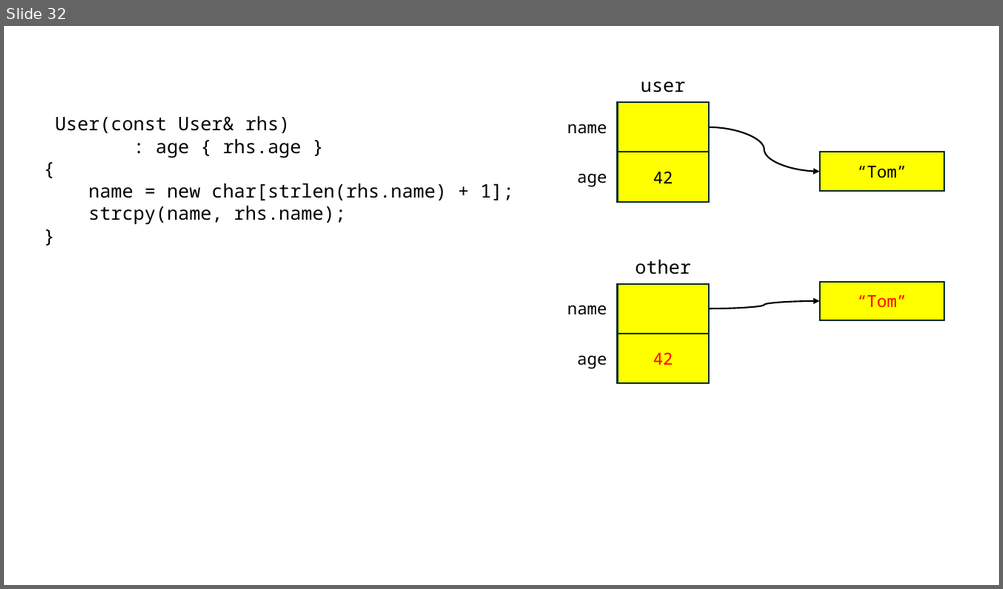
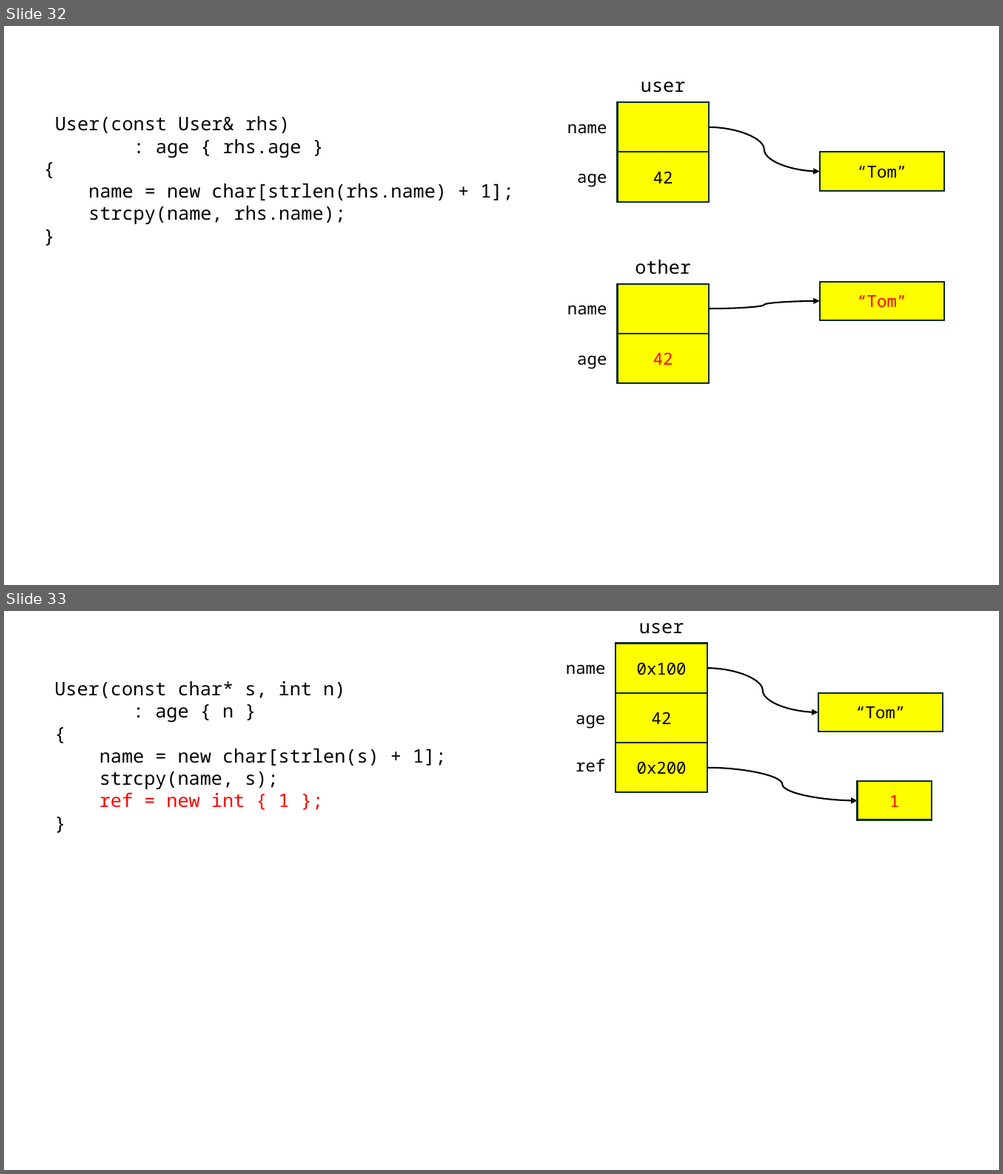
Before and after one commit to yoondev-classroom/cpp_240708, a slide deck: cpp_240708.pptx. Shown one above the other, each under a label of ours: slide 32 before the commit, slides 32 and 33 after it. The pictures are 1003x589 and 1003x1174 pixels, drawn with LibreOffice and Linux fonts; fonts in the diff are those of the drawing. Boxes give left, top, right and bottom in pixels: in the first picture for what was removed or moved away, otherwise in the second. Text is boxed around its words. In the diff, an @@ line names an element or a change of style, - is before the commit and + after.

```diff
--- a/cpp_240708.pptx
+++ b/cpp_240708.pptx
@@ slide 33 added at [4, 611, 999, 1170], background #FFFFFF @@
@@ text added at [639, 623, 683, 634], 18 pt, text #000000 @@
+user
@@ rectangle added at [616, 643, 708, 693], fill #FFFF00, outline #092A39 1.5 pt, 16 pt, text #000000 @@
+0x100
@@ text added at [566, 664, 606, 675], 16 pt, text #000000 @@
+name
@@ curved arrow added from (707, 669) to (818, 712), #000000 1.5 pt @@
@@ text added at [54, 681, 446, 808], 18 pt, text #000000 @@
+User(const char* s, int n)
+: age { n }
+{
+name = new char[strlen(s) + 1];
+strcpy(name, s);
+ref = new int { 1 };
+}
@@ rectangle added at [616, 693, 708, 743], fill #FFFF00, outline #092A39 1.5 pt, 16 pt, text #000000 @@
+42
@@ rectangle added at [818, 693, 942, 732], fill #FFFF00, outline #092A39 1.5 pt, 16 pt, text #000000 @@
+“Tom”
@@ text added at [575, 715, 605, 728], 16 pt, text #000000 @@
+age
@@ rectangle added at [616, 743, 708, 793], fill #FFFF00, outline #092A39 1.5 pt, 16 pt, text #000000 @@
+0x200
@@ text added at [575, 759, 605, 772], 16 pt, text #000000 @@
+ref
@@ curved arrow added from (707, 768) to (856, 800), #000000 1.5 pt @@
@@ rectangle added at [856, 781, 931, 820], fill #FFFF00, outline #092A39 1.5 pt, 16 pt, text #FF0000 @@
+1
```
Also in this commit, not shown: 5 slides changed, 1 other file.
